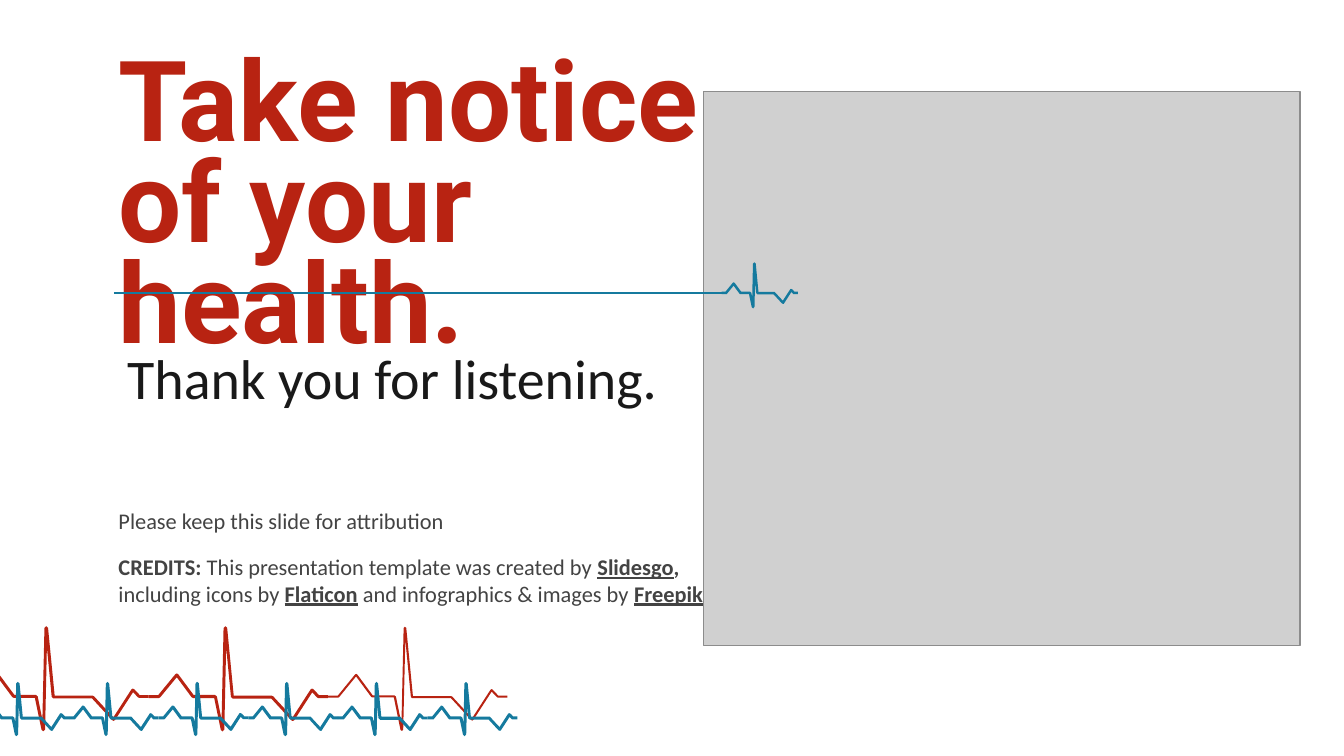
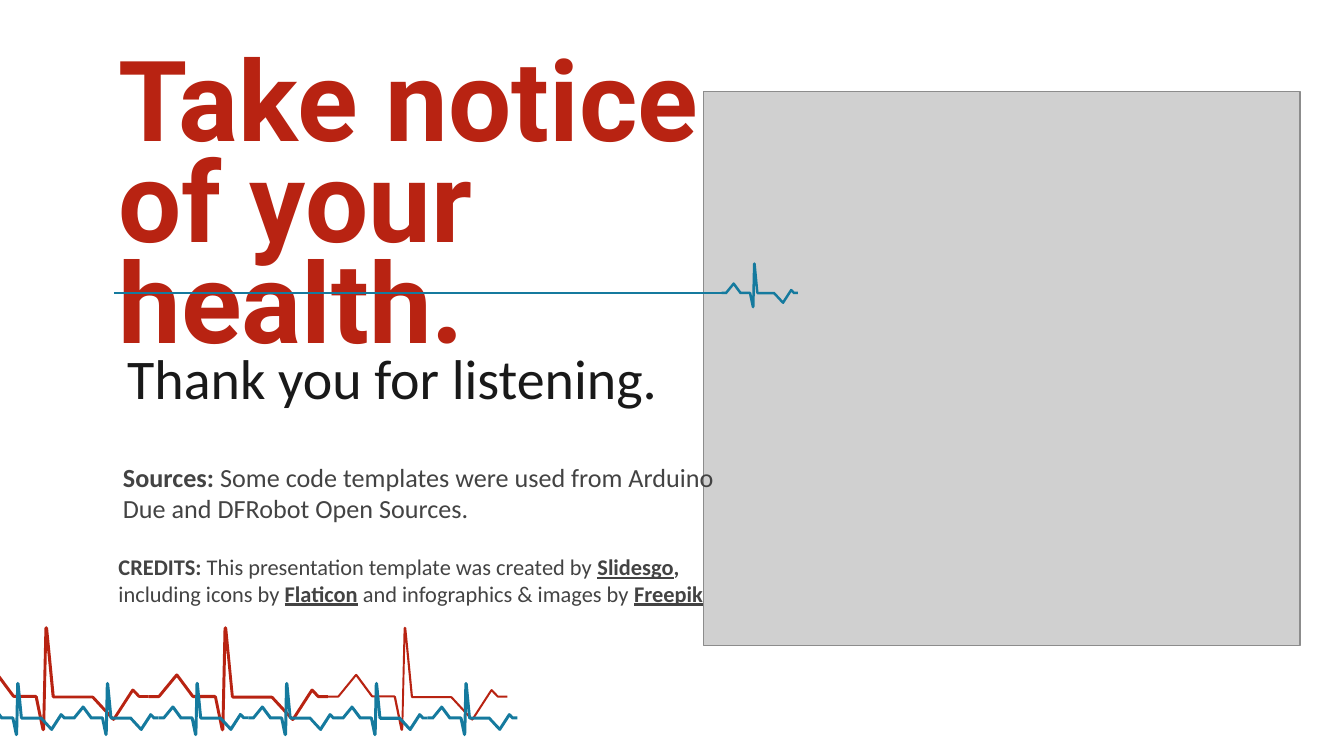
Before and after one commit to BarryYu114/makeuoft-heartrate, a slide deck: slide 7 of Personal Heart Rate Monitor.pptx. Drawn at 1344x756 pixels with LibreOffice and Linux fonts; fonts in the diff are those of the drawing; grey boxes stand for pictures; background and template pictures are left out. Boxes give left, top, right and bottom in pixels: in the first picture for what was removed or moved away, otherwise in the second. Text is boxed around its words. In the diff, an @@ line names an element or a change of style, - is before the commit and + after.

Commit message:
demo ppt

```diff
--- a/Personal Heart Rate Monitor.pptx
+++ b/Personal Heart Rate Monitor.pptx
@@ text added at bbox=[123, 465, 713, 522], 14 pt, text #434343 @@
+Sources: Some code templates were used from Arduino Due and DFRobot Open Sources.
@@ text removed at bbox=[118, 513, 443, 533] @@
-Please keep this slide for attribution
```
